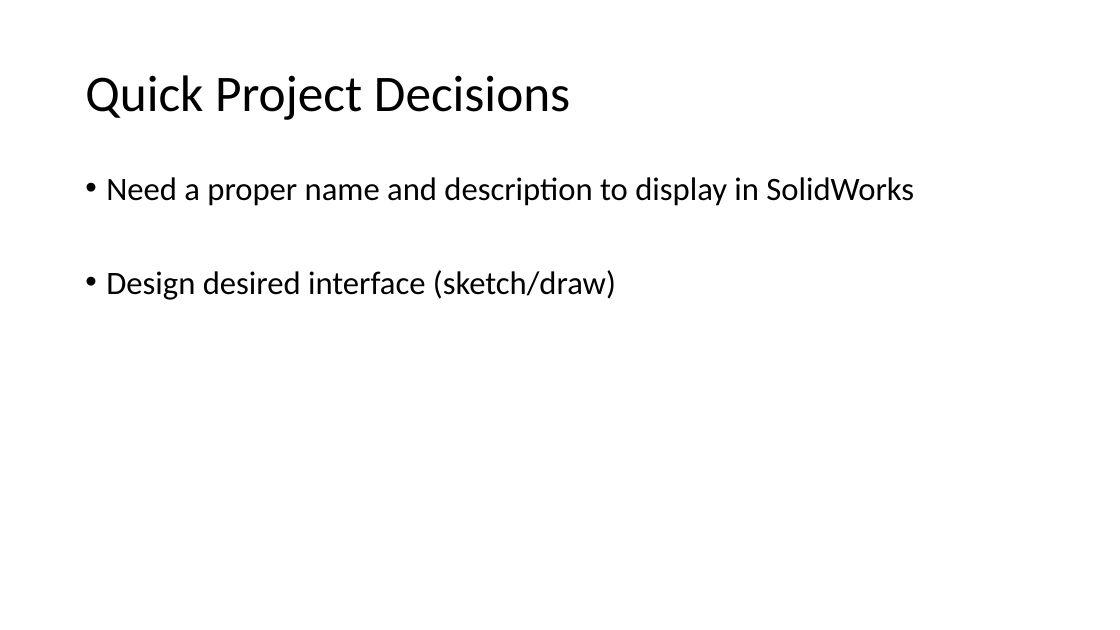
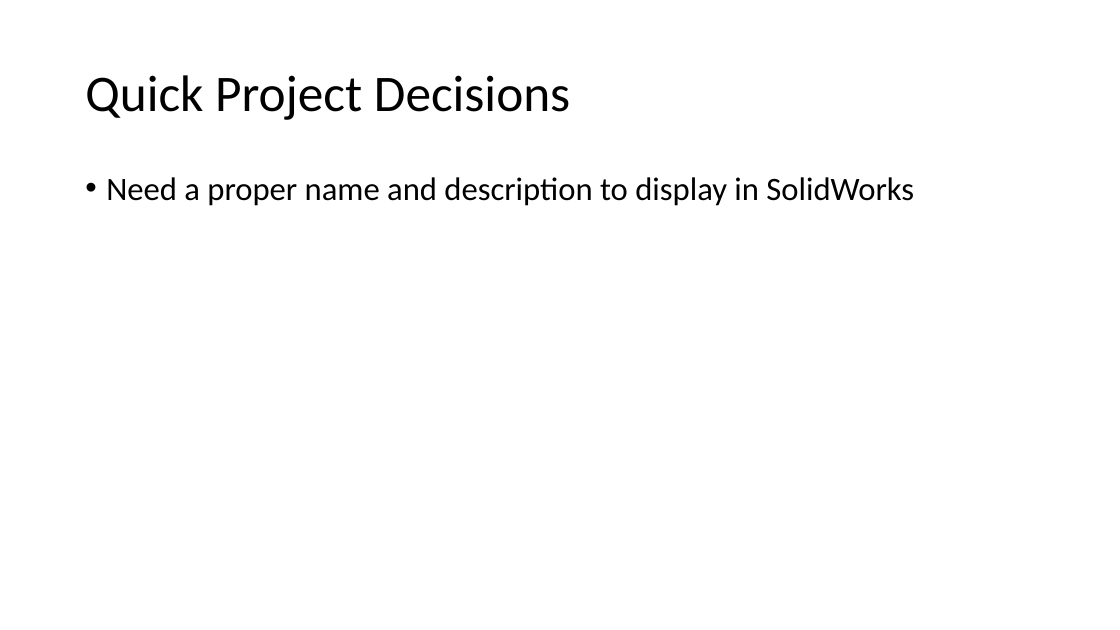
Before and after one commit to amarellapudi/Solidworks-DFM-PlugIn, a slide deck: slide 7 of Weekly Updates/Week3.pptx. Drawn at 1120x630 pixels with LibreOffice and Linux fonts; fonts in the diff are those of the drawing. Boxes give left, top, right and bottom in pixels: in the first picture for what was removed or moved away, otherwise in the second. Text is boxed around its words. In the diff, an @@ line names an element or a change of style, - is before the commit and + after.

Commit message:
PPT Updates

```diff
--- a/Weekly Updates/Week3.pptx
+++ b/Weekly Updates/Week3.pptx
@@ text at (106,270,616,300): paragraph removed @@
-• Design desired interface (sketch/draw)
```
Also in this commit, not shown: 1 other slide changed, 2 slides added, 2 slides removed.
